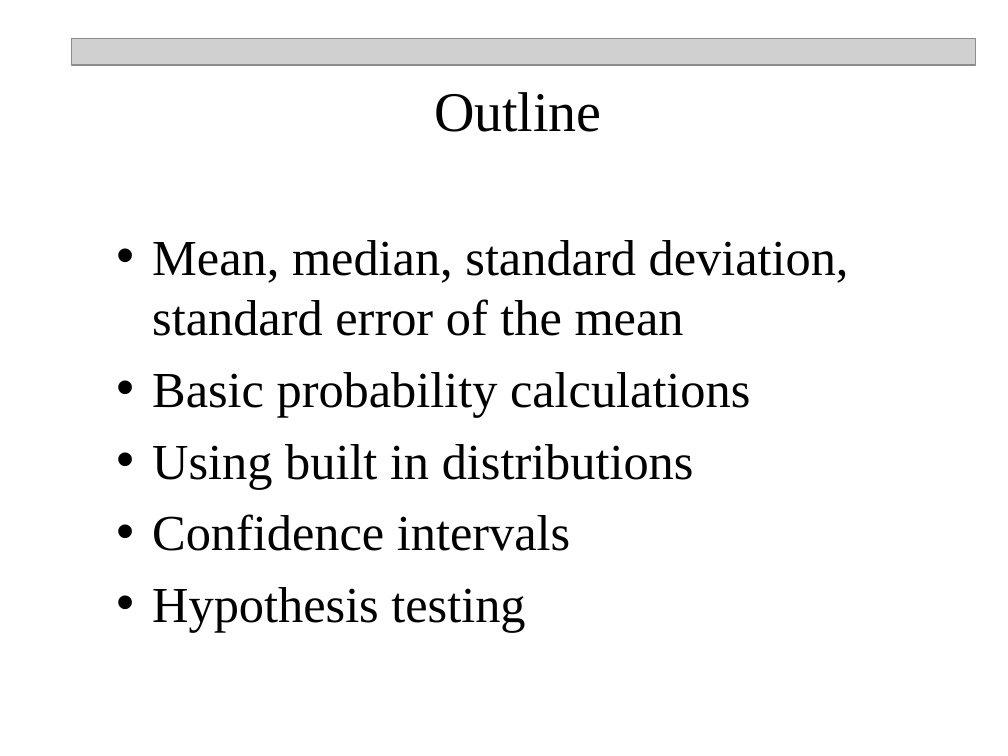
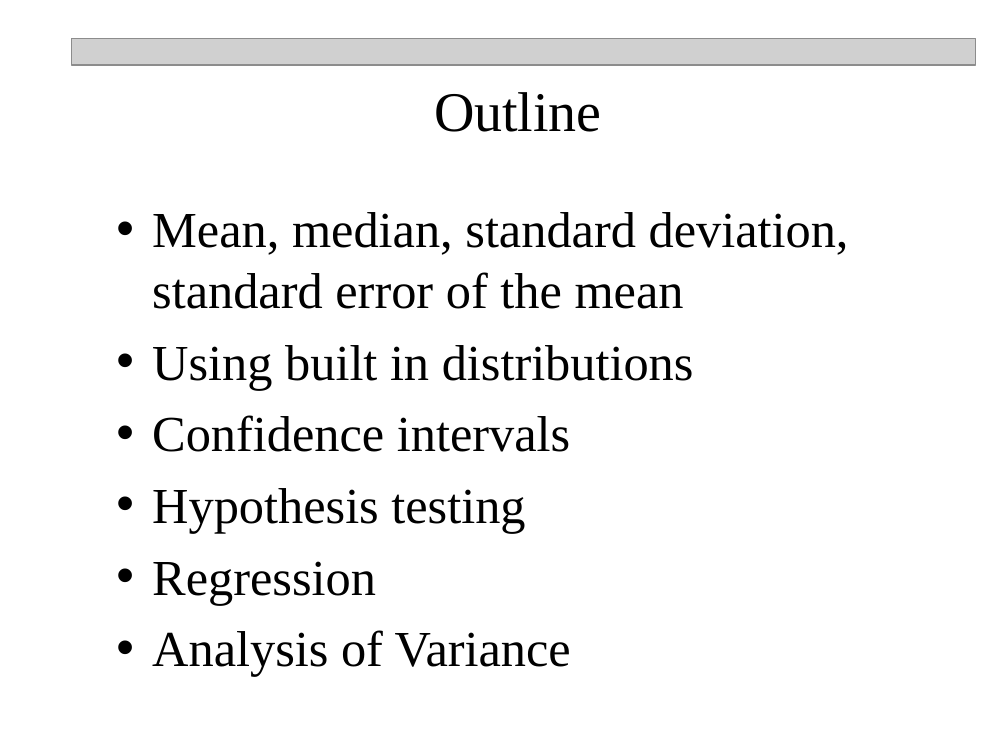
Before and after one commit to npetraco/Rworkshop, a slide deck: slide 2 of notes/two_day/day_2.pptx. Drawn at 1008x756 pixels with LibreOffice and Linux fonts; fonts in the diff are those of the drawing; grey boxes stand for pictures. Boxes give left, top, right and bottom in pixels: in the first picture for what was removed or moved away, otherwise in the second. Text is boxed around its words. In the diff, an @@ line names an element or a change of style, - is before the commit and + after.

```diff
--- a/notes/two_day/day_2.pptx
+++ b/notes/two_day/day_2.pptx
@@ text "Mean, median, standard deviation, standard ...": place and size @@
-text "Mean, median, standard deviation, standard ..." at (152, 240, 849, 633)
+text "Mean, median, standard deviation, standard ..." at (152, 212, 849, 677)
@@ text at (152, 372, 750, 418): paragraph removed @@
-  • Basic probability calculations
@@ text at (152, 561, 571, 677): paragraphs added @@
+  • Regression
+  • Analysis of Variance
```
Also in this commit, not shown: 7 slides added, 2 slides removed, 4 other files.
